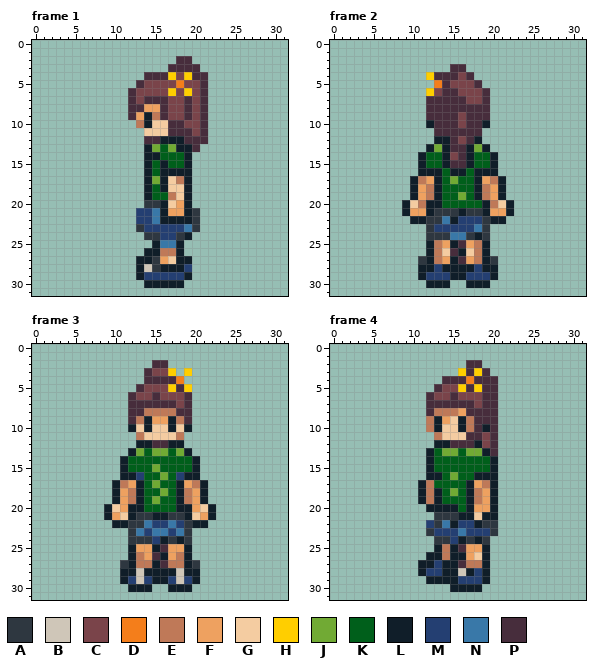
A pixel-art file gets an edit: scratch/ada.aseprite. Above: the version before the commit.
32x32 pixels, 39 frames. Shown: frame 1, frame 2, frame 3, frame 4. The commit also changed other frames, which this record leaves out.
Palette (. is transparent): A #2e3740  B #cfc6b8  C #7a444a  D #f47e1b  E #bf7958  F #eea160  G #f4cca1  H #ffce00  J #71aa34  K #005f1b  L #101e29  M #243f72  N #3978a8  P #472d3c
New version:
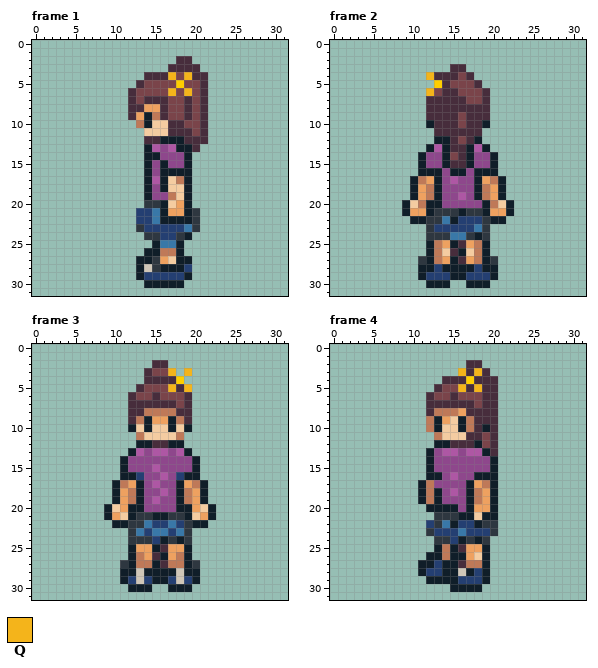
Colours new in this view: Q #f4b41b
Edits made:
{"colour":"J","old":"#71aa34","new":"#ae57a4"}
{"colour":"K","old":"#005f1b","new":"#8e478c"}
{"where": "frame 1"}
{"frame":1,"y":4,"x":17,"old":"H","new":"Q"}
{"frame":1,"y":4,"x":19,"old":"H","new":"Q"}
{"frame":1,"y":5,"x":18,"old":"D","new":"H"}
{"frame":1,"y":6,"x":17,"old":"H","new":"Q"}
{"frame":1,"y":6,"x":19,"old":"H","new":"Q"}
{"where": "frame 2"}
{"frame":2,"y":4,"x":12,"old":"H","new":"Q"}
{"frame":2,"y":5,"x":13,"old":"D","new":"H"}
{"frame":2,"y":6,"x":12,"old":"H","new":"Q"}
{"where": "frame 3"}
{"frame":3,"y":3,"x":17,"old":"H","new":"Q"}
{"frame":3,"y":3,"x":19,"old":"H","new":"Q"}
{"frame":3,"y":4,"x":18,"old":"D","new":"H"}
{"frame":3,"y":5,"x":17,"old":"H","new":"Q"}
{"frame":3,"y":5,"x":19,"old":"H","new":"Q"}
{"where": "frame 4"}
{"frame":4,"y":3,"x":16,"old":"H","new":"Q"}
{"frame":4,"y":3,"x":18,"old":"H","new":"Q"}
{"frame":4,"y":4,"x":17,"old":"D","new":"H"}
{"frame":4,"y":5,"x":16,"old":"H","new":"Q"}
{"frame":4,"y":5,"x":18,"old":"H","new":"Q"}
{"label":"changed","picture_box":[168,72,192,96]}
{"label":"changed","picture_box":[152,144,184,200]}
{"label":"changed","picture_box":[426,72,442,96]}
{"label":"changed","picture_box":[426,144,490,208]}
{"label":"changed","picture_box":[168,368,192,392]}
{"label":"changed","picture_box":[128,448,192,512]}
{"label":"changed","picture_box":[458,368,482,392]}
{"label":"changed","picture_box":[434,448,490,512]}
